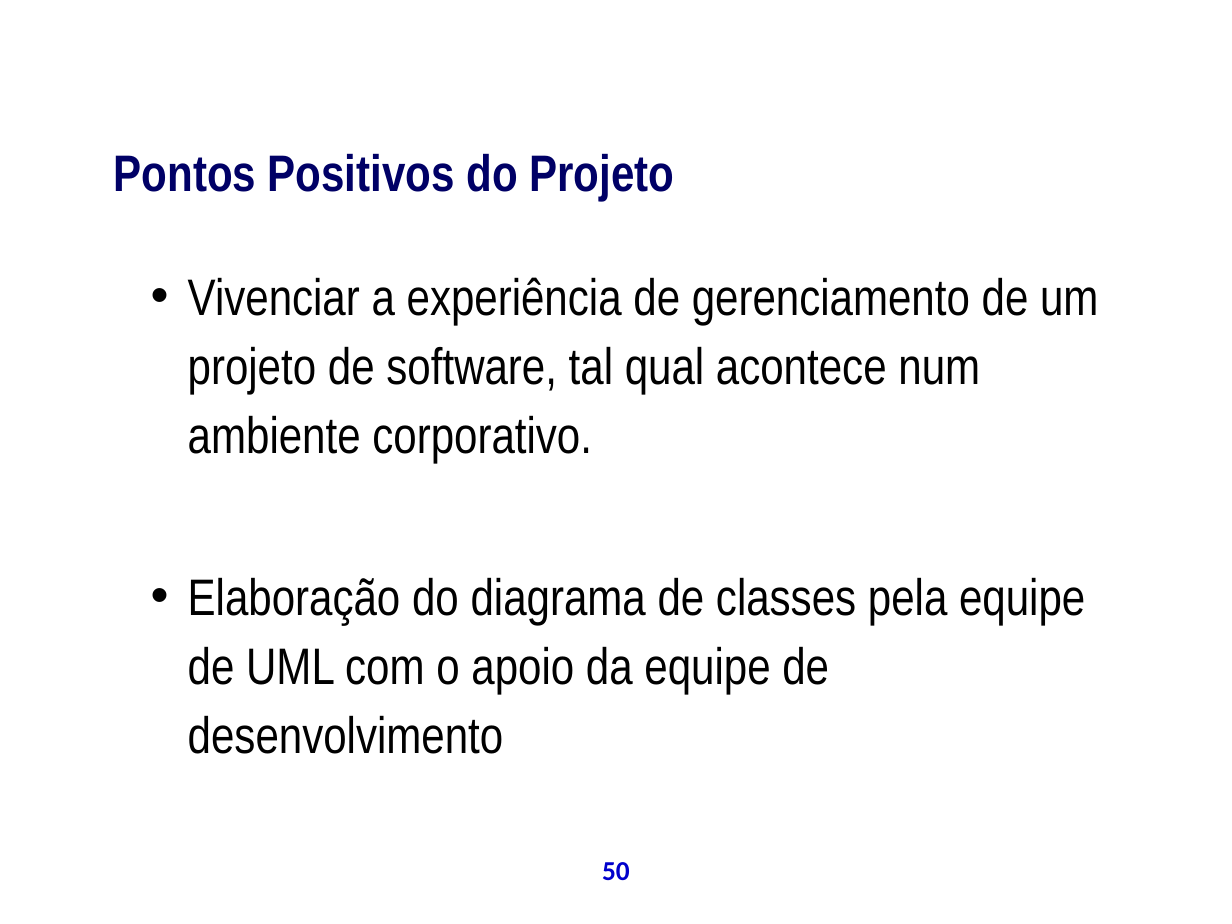
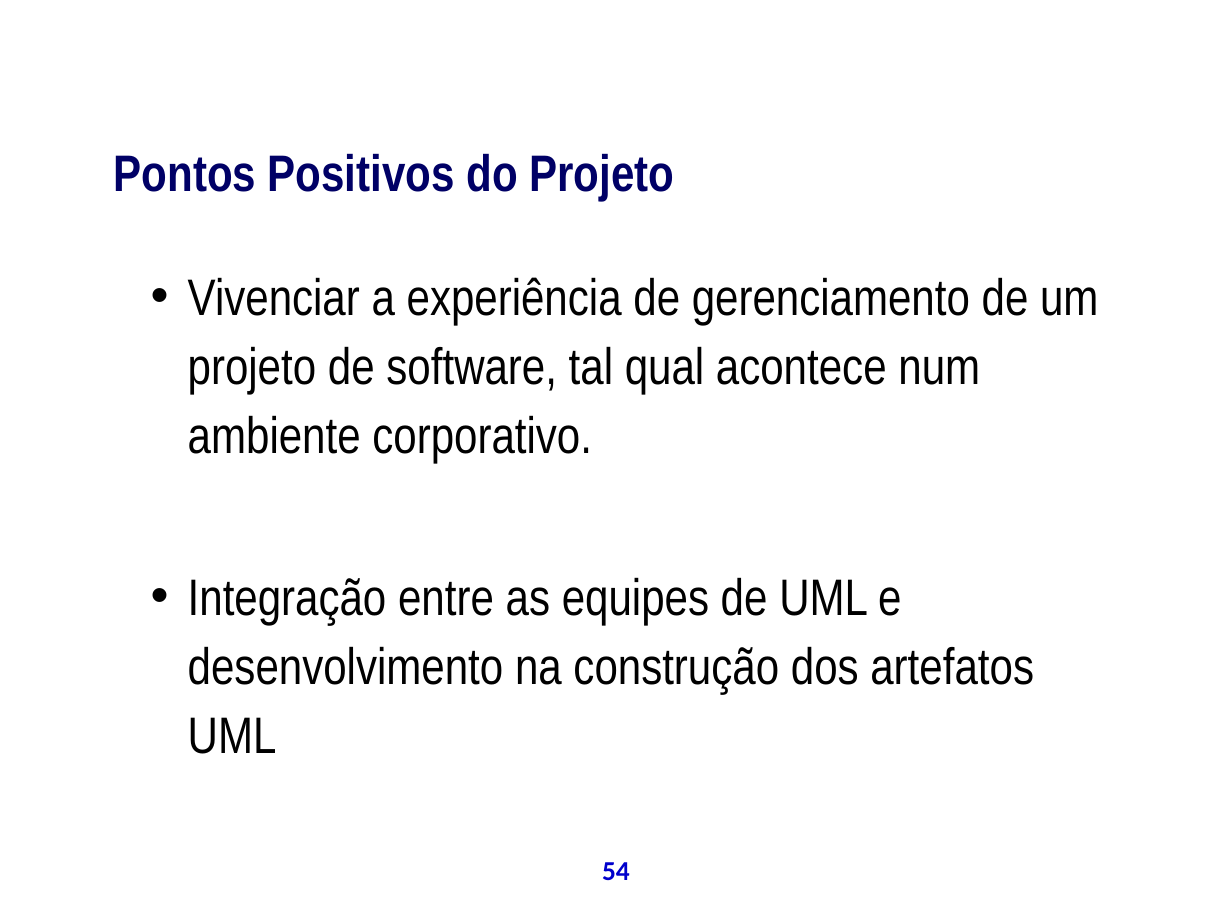
Before and after one commit to theoziran/sislodim, a slide deck: slide 54 of documentos/ProjetoPSA/Apresentação Final.ppt (slide 50 before the commit). Drawn at 1232x924 pixels with LibreOffice and Linux fonts; fonts in the diff are those of the drawing; background and template pictures are left out. Boxes give left, top, right and bottom in pixels: in the first picture for what was removed or moved away, otherwise in the second. Text is boxed around its words. In the diff, an @@ line names an element or a change of style, - is before the commit and + after.

```diff
--- a/documentos/ProjetoPSA/Apresentação Final.ppt
+++ b/documentos/ProjetoPSA/Apresentação Final.ppt
@@ text at <box>188,577,1034,754</box>: text changed @@
-  • Elaboração do diagrama de classes pela equipe de UML com o apoio da equipe de desenvolvimento
+  • Integração entre as equipes de UML e desenvolvimento na construção dos artefatos UML
@@ page number at <box>602,862,630,880</box>: text changed @@
-50
+54
```
Also in this commit, not shown: 1 other slide changed, 4 slides added, 13 slides removed.
